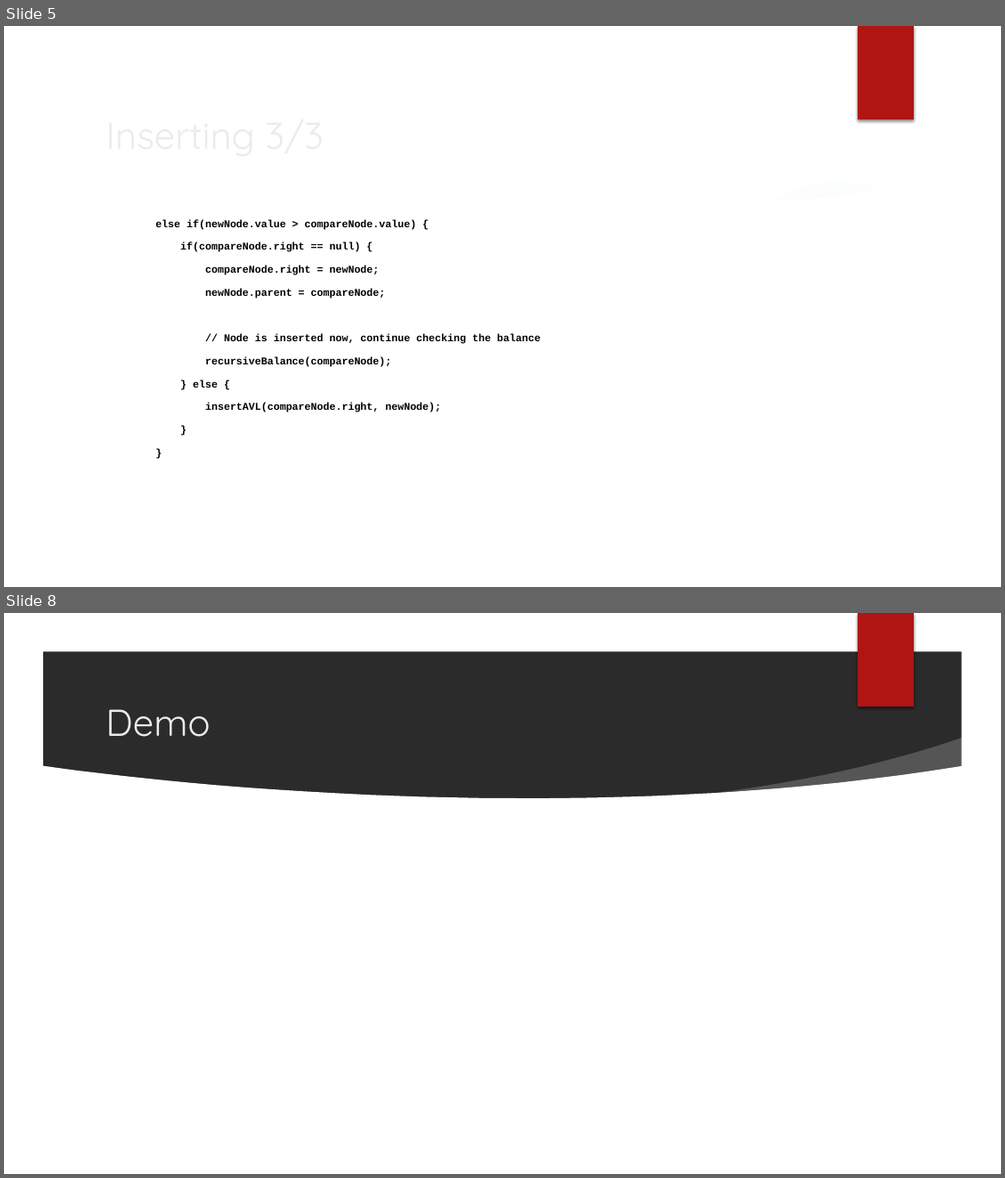
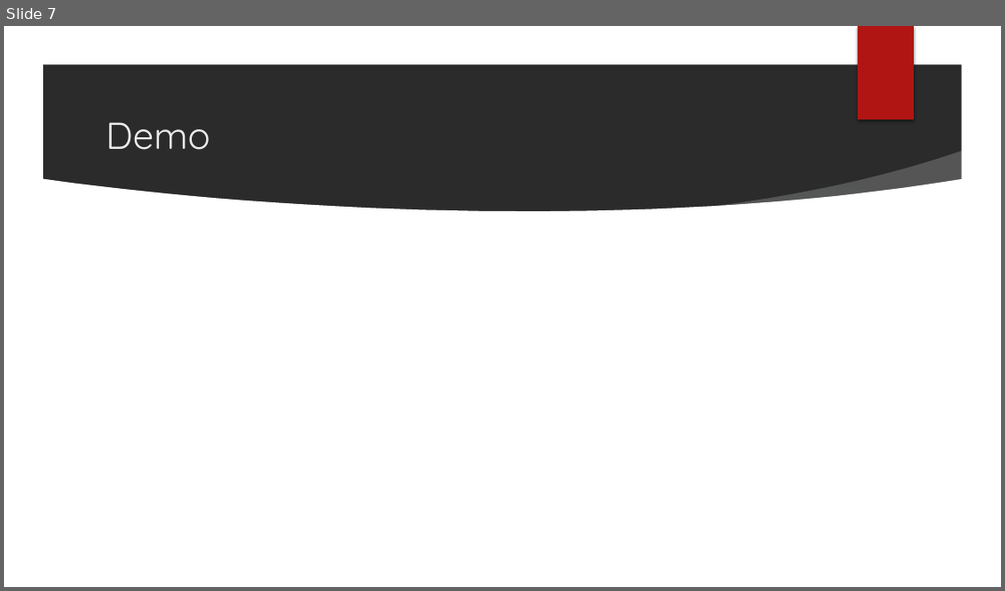
Before and after one commit to mikevlaar/AVL-Tree-Assignment, a slide deck: AVL Tree implementatie.pptx. Shown one above the other, each under a label of ours: slides 5 and 8 before the commit, slide 7 after it; the slides between them are not shown. The pictures are 1005x1178 and 1005x591 pixels, drawn with LibreOffice and Linux fonts; fonts in the diff are those of the drawing; background and template pictures are left out; a plain dark background stands for a picture behind light text. Boxes give left, top, right and bottom in pixels: in the first picture for what was removed or moved away, otherwise in the second. Text is boxed around its words. In the diff, an @@ line names an element or a change of style, - is before the commit and + after.

```diff
--- a/AVL Tree implementatie.pptx
+++ b/AVL Tree implementatie.pptx
@@ slide 5 removed at [4,26,1001,587], background picture (left out); not listed: 7 template elements that a slide beside it also shows @@
@@ title removed at [98,105,820,163] @@
-Inserting 3/3
@@ text removed at [155,220,541,412] @@
-else if(newNode.value > compareNode.value) {
-if(compareNode.right == null) {
-compareNode.right = newNode;
-newNode.parent = compareNode;
-// Node is inserted now, continue checking the balance
-recursiveBalance(compareNode);
-} else {
-insertAVL(compareNode.right, newNode);
-}
-}
@@ what was slide 8 is now slide 7 @@
```
Also in this commit, not shown: 5 slides changed, 1 other file.
